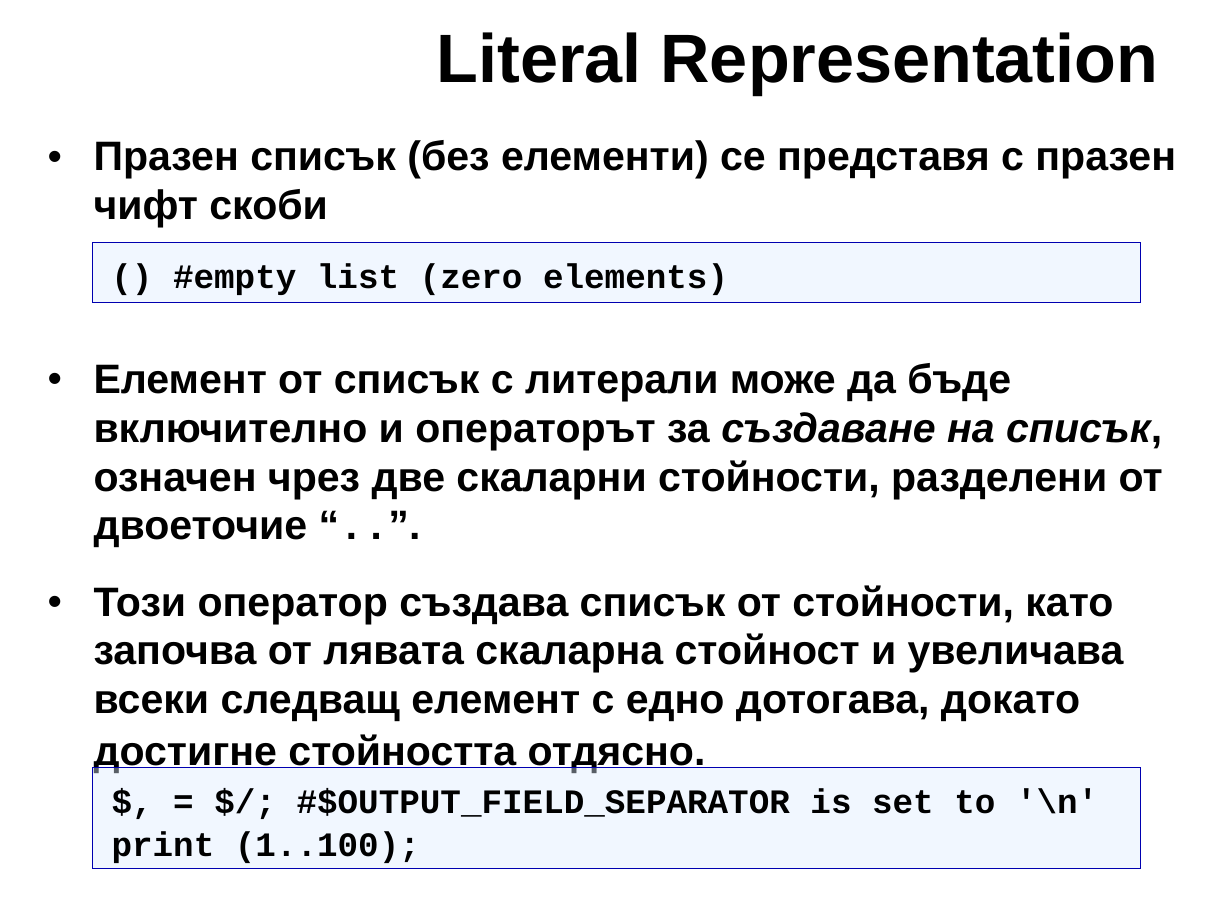
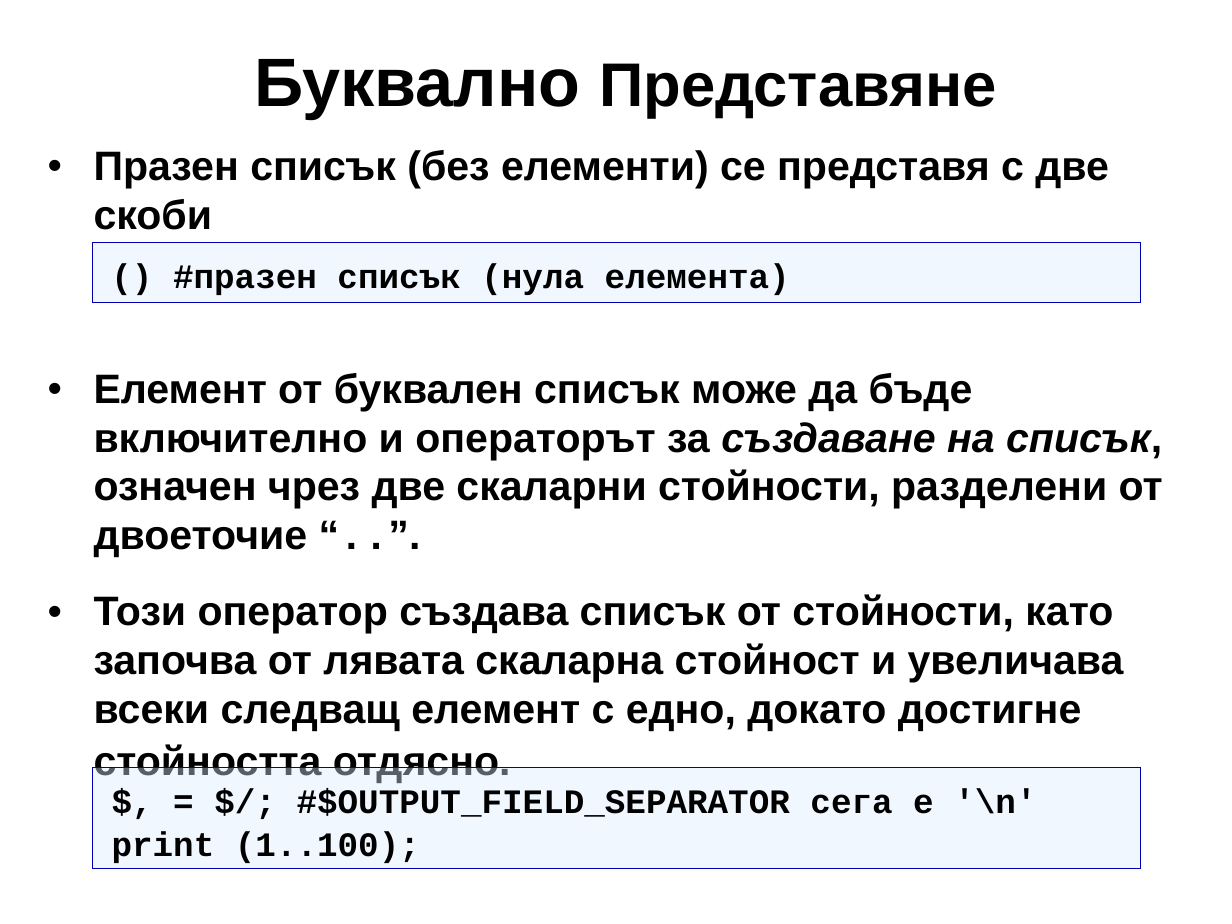
Before and after one commit to kberov/PerlProgrammingCourse, a slide deck: slide 5 of 03_list_and_arrays_bg.odp. Drawn at 1232x924 pixels with LibreOffice and Linux fonts; fonts in the diff are those of the drawing; background and template pictures are left out. Boxes give left, top, right and bottom in pixels: in the first picture for what was removed or moved away, otherwise in the second. Text is boxed around its words. In the diff, an @@ line names an element or a change of style, - is before the commit and + after.

```diff
--- a/03_list_and_arrays_bg.odp
+++ b/03_list_and_arrays_bg.odp
@@ title added at (254, 59, 996, 119), 36 pt, text #000000, bold @@
+Буквално Представяне
@@ title removed at (437, 32, 1159, 95) @@
-Literal Representation
@@ text at (94, 150, 1163, 783): text changed @@
-• Празен списък (без елементи) се представя с празен чифт скоби
-• Елемент от списък с литерали може да бъде включително и операторът за създаване на списък, означен чрез две скаларни стойности, разделени от двоеточие “..”.
-• Този оператор създава списък от стойности, като започва от лявата скаларна стойност и увеличава всеки следващ елемент с едно дотогава, докато достигне стойността отдясно.
+• Празен списък (без елементи) се представя с две скоби
+• Елемент от буквален списък може да бъде включително и операторът за създаване на списък, означен чрез две скаларни стойности, разделени от двоеточие “..”.
+• Този оператор създава списък от стойности, като започва от лявата скаларна стойност и увеличава всеки следващ елемент с едно, докато достигне стойността отдясно.
@@ text in rectangle at (173, 263, 790, 295): text changed @@
-() #empty list (zero elements)
+() #празен списък (нула елемента)
@@ text in rectangle at (297, 788, 1036, 817): text changed @@
-$, = $/; #$OUTPUT_FIELD_SEPARATOR is set to '\n'
+$, = $/; #$OUTPUT_FIELD_SEPARATOR сега е '\n'
```
Also in this commit, not shown: 25 other slides changed, 1 other file.
